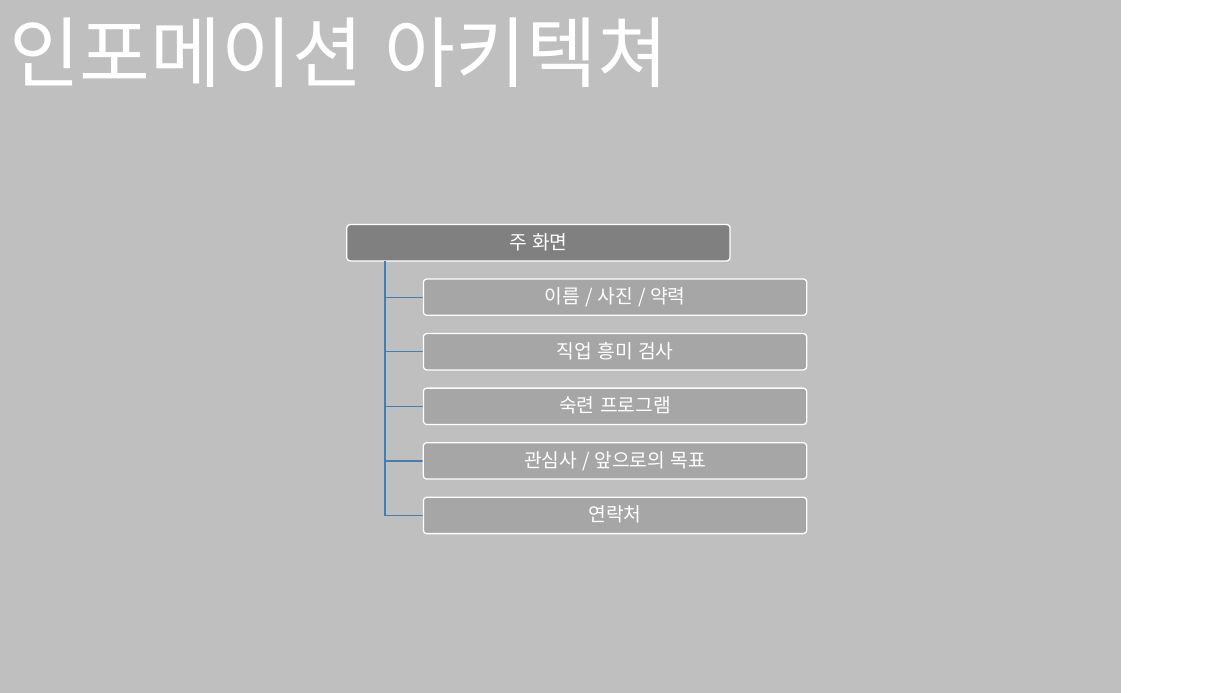
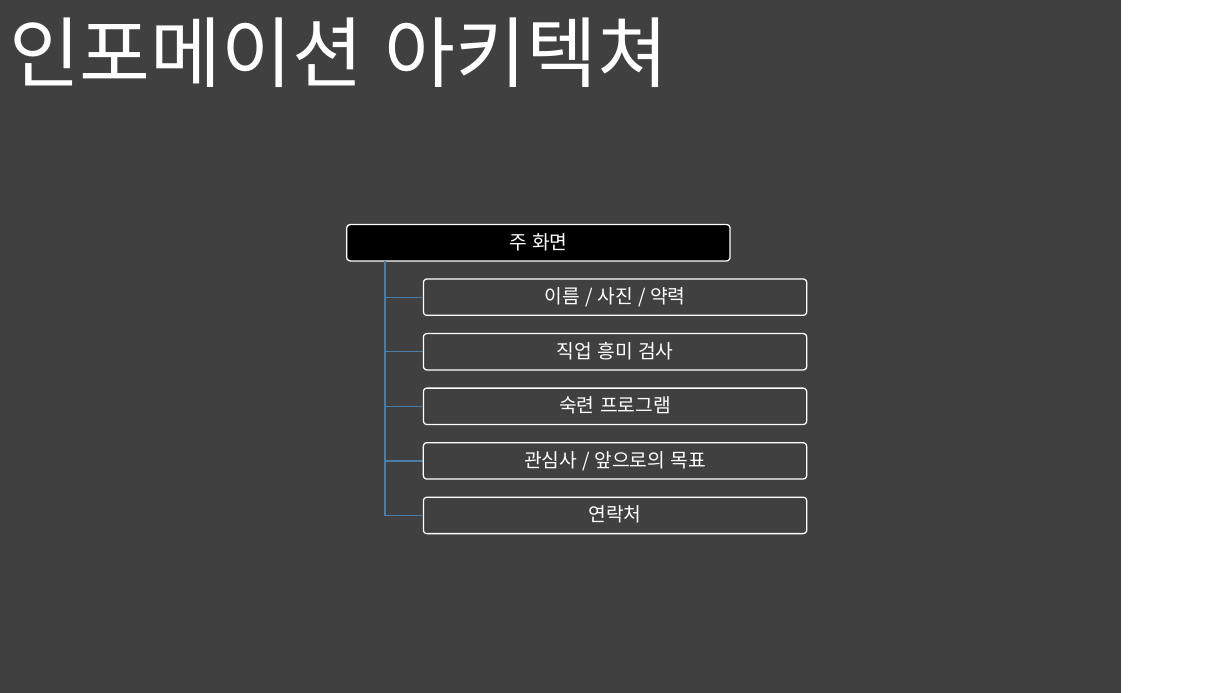
Before and after one commit to KTW-WTF/DJ, a slide deck: slide 5 of 자기소개서.pptx. Drawn at 1232x693 pixels with LibreOffice and Linux fonts; fonts in the diff are those of the drawing. Boxes give left, top, right and bottom in pixels: in the first picture for what was removed or moved away, otherwise in the second. Text is boxed around its words. In the diff, an @@ line names an element or a change of style, - is before the commit and + after.

```diff
--- a/자기소개서.pptx
+++ b/자기소개서.pptx
@@ rectangle at bbox=[0, 0, 1121, 693]: fill #BFBFBF to #404040 @@
@@ rounded rectangle at bbox=[347, 225, 730, 261]: fill #808080 to #000000 @@
@@ fill #A6A6A6 to #404040 in 5 elements at bbox=[423, 279, 807, 315], bbox=[423, 334, 807, 370], bbox=[423, 388, 807, 424], bbox=[423, 443, 807, 479], bbox=[423, 497, 807, 533] @@
```
Also in this commit, not shown: 10 other slides changed, 4 slides added, 9 other files.
